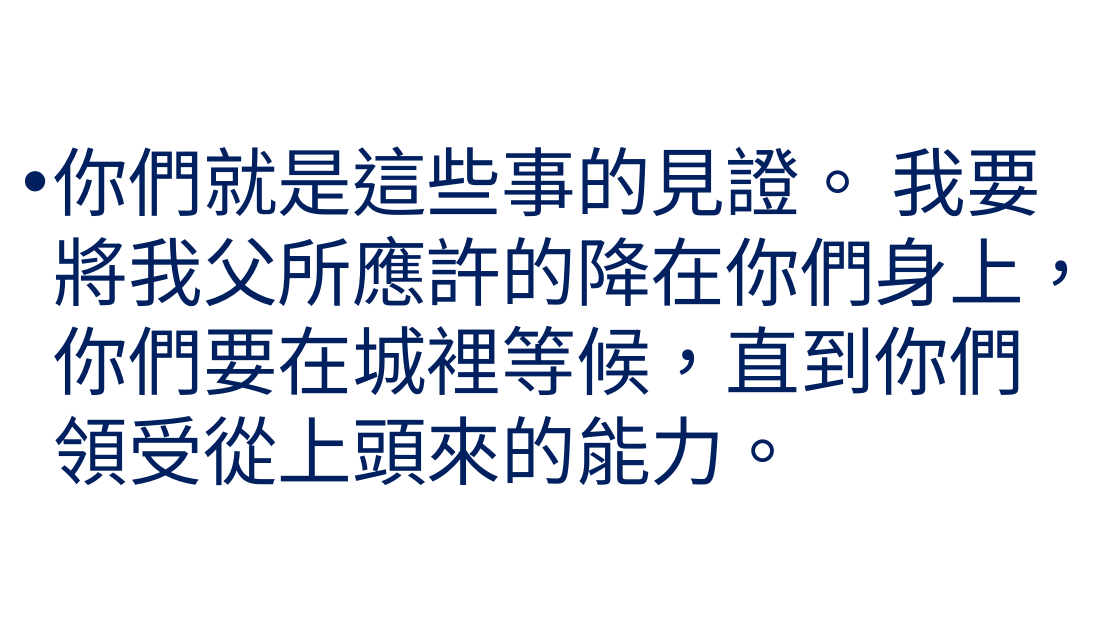
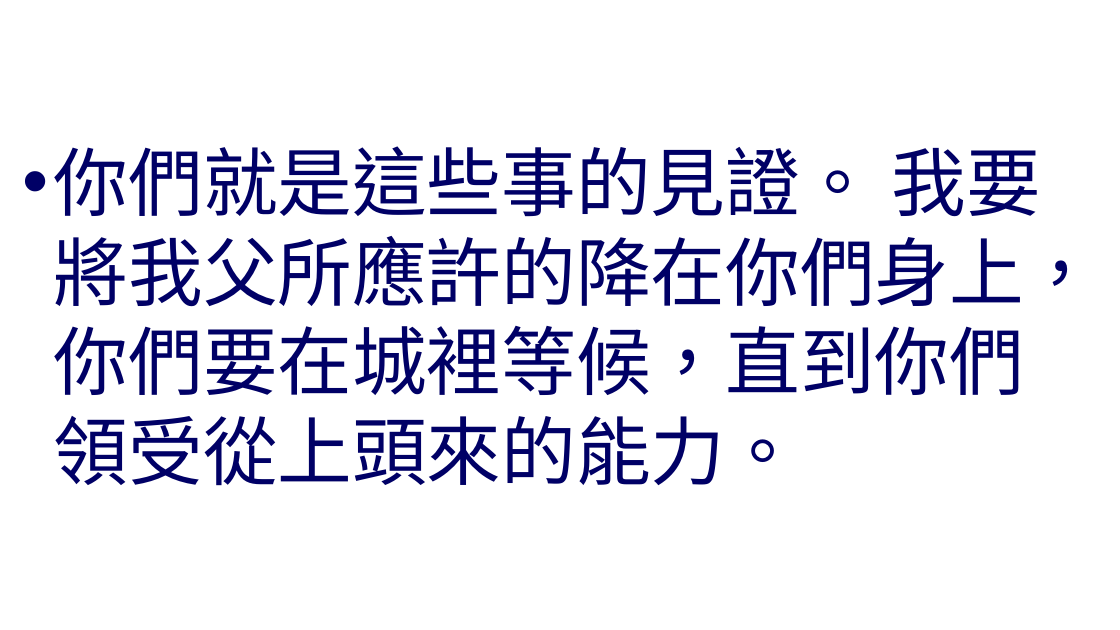
Before and after one commit to batisuoc/worship-resources, a slide deck: slide 4 of 44大使命.pptx. Drawn at 1120x630 pixels with LibreOffice and Linux fonts; fonts in the diff are those of the drawing; background and template pictures are left out. Boxes give left, top, right and bottom in pixels: in the first picture for what was removed or moved away, otherwise in the second. Text is boxed around its words. In the diff, an @@ line names an element or a change of style, - is before the commit and + after.

```diff
--- a/44大使命.pptx
+++ b/44大使命.pptx
@@ text "你們就是這些事的見證。 我要將我父所應許的降在你們身上，你們要在城裡等候，直到你們領受從上頭來的能力。" at <box>54,146,1099,486</box>: text colour #002060 to #000066 @@
```
Also in this commit, not shown: 5 other slides changed.
